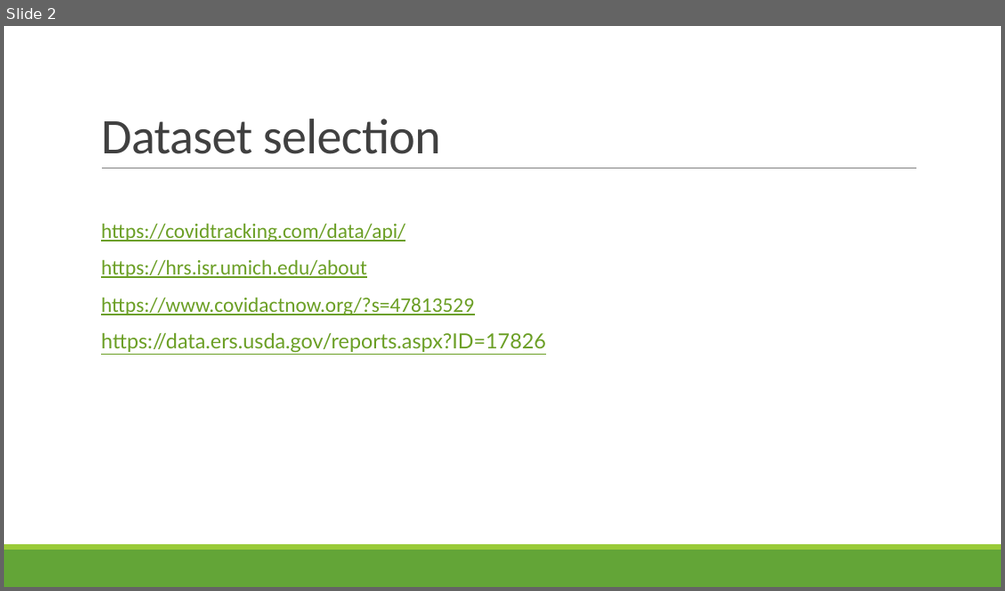
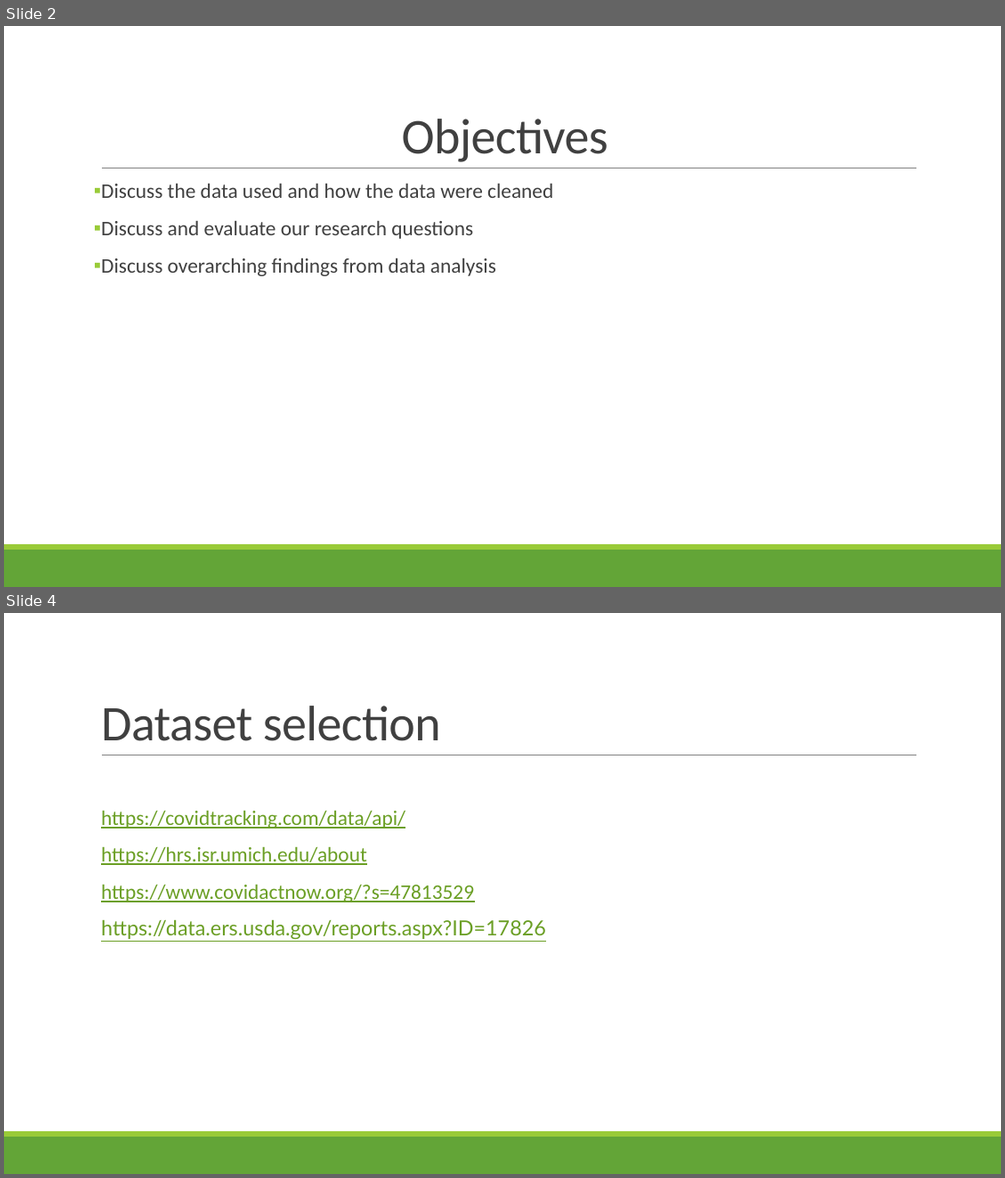
Before and after one commit to 123noob1/eda_and_git_colab, a slide deck: Team Hope.pptx. Shown one above the other, each under a label of ours: slide 2 before the commit, slides 2 and 4 after it; the slides between them are not shown. The pictures are 1005x591 and 1005x1178 pixels, drawn with LibreOffice and Linux fonts; fonts in the diff are those of the drawing. Boxes give left, top, right and bottom in pixels: in the first picture for what was removed or moved away, otherwise in the second. Text is boxed around its words. In the diff, an @@ line names an element or a change of style, - is before the commit and + after.

```diff
--- a/Team Hope.pptx
+++ b/Team Hope.pptx
@@ slide 2 added at box(4, 26, 1001, 587), background #FFFFFF; not listed: 3 template elements that a slide beside it also shows @@
@@ title added at box(402, 119, 608, 162), 48 pt, text #404040 @@
+Objectives
@@ text added at box(101, 184, 553, 276), 20 pt, text #404040 @@
+▪ Discuss the data used and how the data were cleaned
+▪ Discuss and evaluate our research questions
+▪ Discuss overarching findings from data analysis
@@ what was slide 2 is now slide 4 @@
```
Also in this commit, not shown: 2 slides changed, 1 other slide added.
